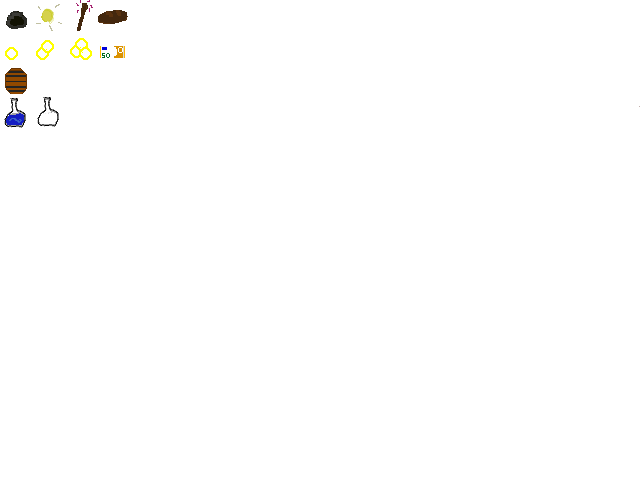
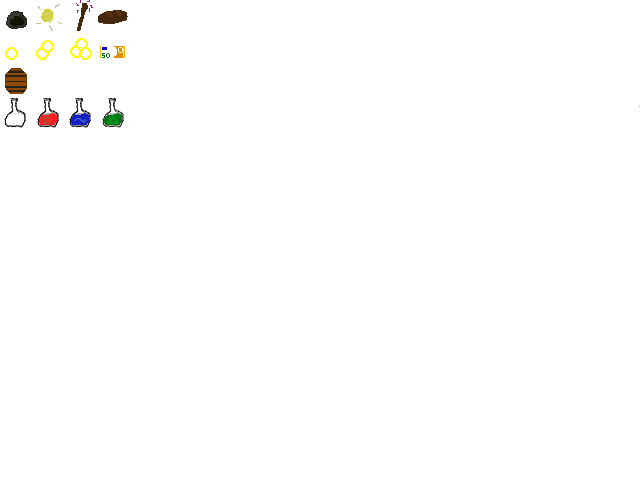
Layers edited between the first and the second w=640, h=480 image:
painted on "Hintergrund" over left=6, top=97, right=124, bottom=128
